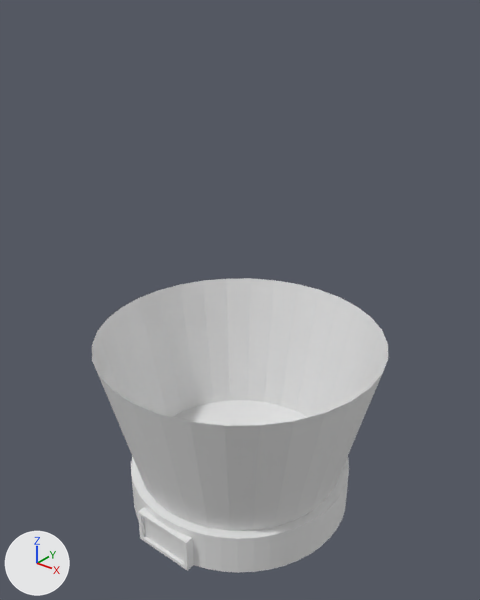
A saved change to the glTF model src/assets/models/lab.glb.
Before and after are seen from a camera (50 mm lens) standing at (3.26, -4.07, 4.23) and looking at (0.0, 0.0, 1.71). The axes (+X, +Y, +Z) are drawn at lower left. The lights are the same throughout. The first picture is the older version. Vertices at exactly the same position are counted once.

In view in the first picture: 'base', 'shine'.
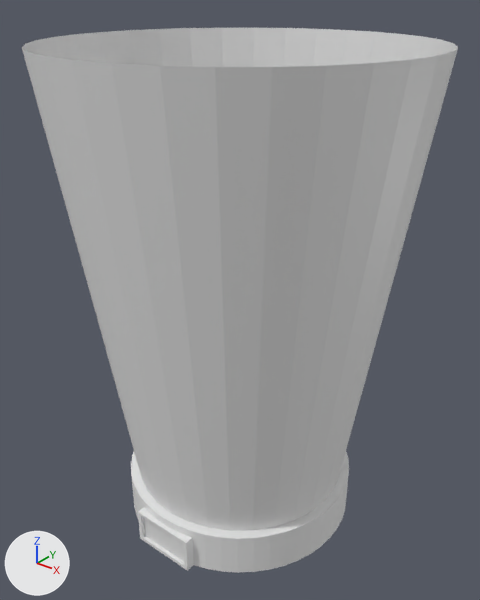
The edits, one by one:
me_circle_001 is used by ob_shine; location (0.0, 0.0, 0.0).
me_circle_001 had 64 vertices, 64 faces and spanned x -1.3..1.3, y -1.3..1.3, z -0.02..1.33.
me_circle_001 now has 64 vertices, 64 faces and spans x -1.53..1.53, y -1.53..1.53, z -0.02..3.81.
me_circle_001 part 1: all 32 vertices in x -1.3..1.3, y -1.3..1.3, z 1.33 are scaled about their middle by (1.18, 1.18, 1), then moved by (0.0, 0.0, 2.47).

Where the change shows, as pixel boxes [x1, y1, x2, y2] in the pictures (480 x 600 px):
'shine', reshaped (47% wider, 98% taller): before [92, 278, 388, 531]; after [22, 28, 458, 531]
'display', unchanged, uncovered by the edit: after [138, 507, 194, 571]
